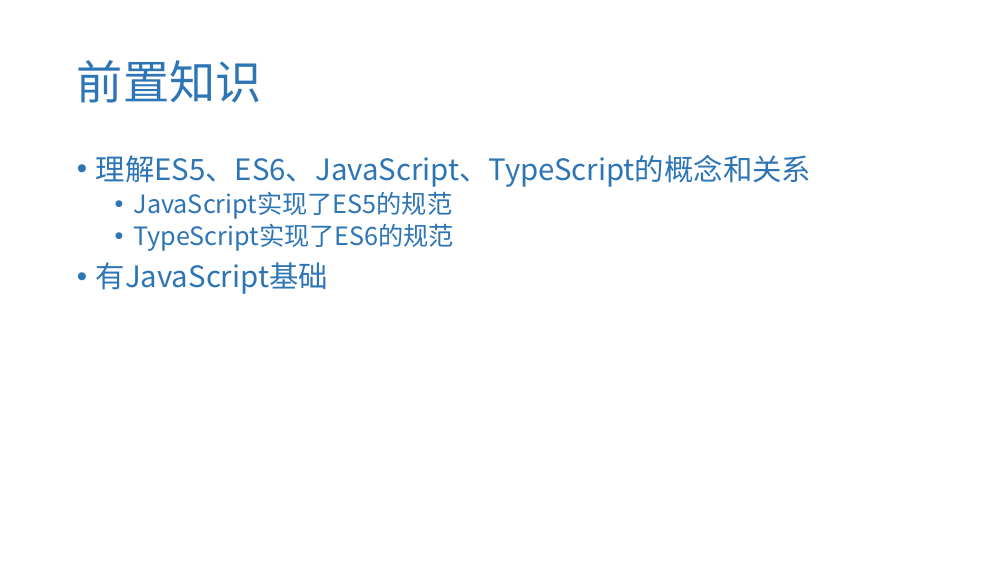
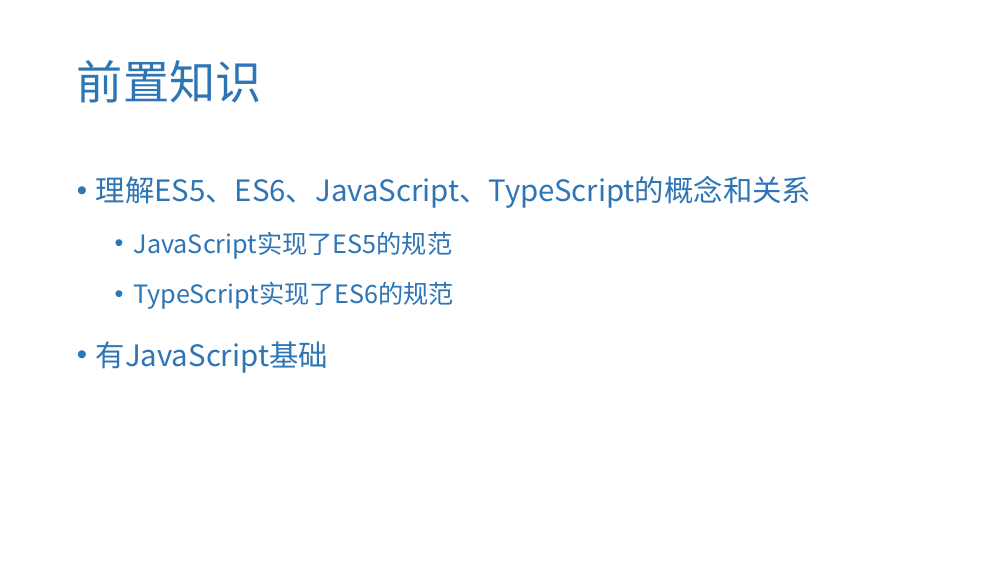
Before and after one commit to iuin/angular-example, a slide deck: slide 3 of TypeScript.pptx. Drawn at 1008x567 pixels with LibreOffice and Linux fonts; fonts in the diff are those of the drawing. Boxes give left, top, right and bottom in pixels: in the first picture for what was removed or moved away, otherwise in the second. Text is boxed around its words. In the diff, an @@ line names an element or a change of style, - is before the commit and + after.

```diff
--- a/TypeScript.pptx
+++ b/TypeScript.pptx
@@ text "理解ES5、ES6、JavaScript、TypeScript的概念和关系" at box(96, 176, 811, 373): line spacing 0.9 to 1.5 @@
```
Also in this commit, not shown: 9 other slides changed.
